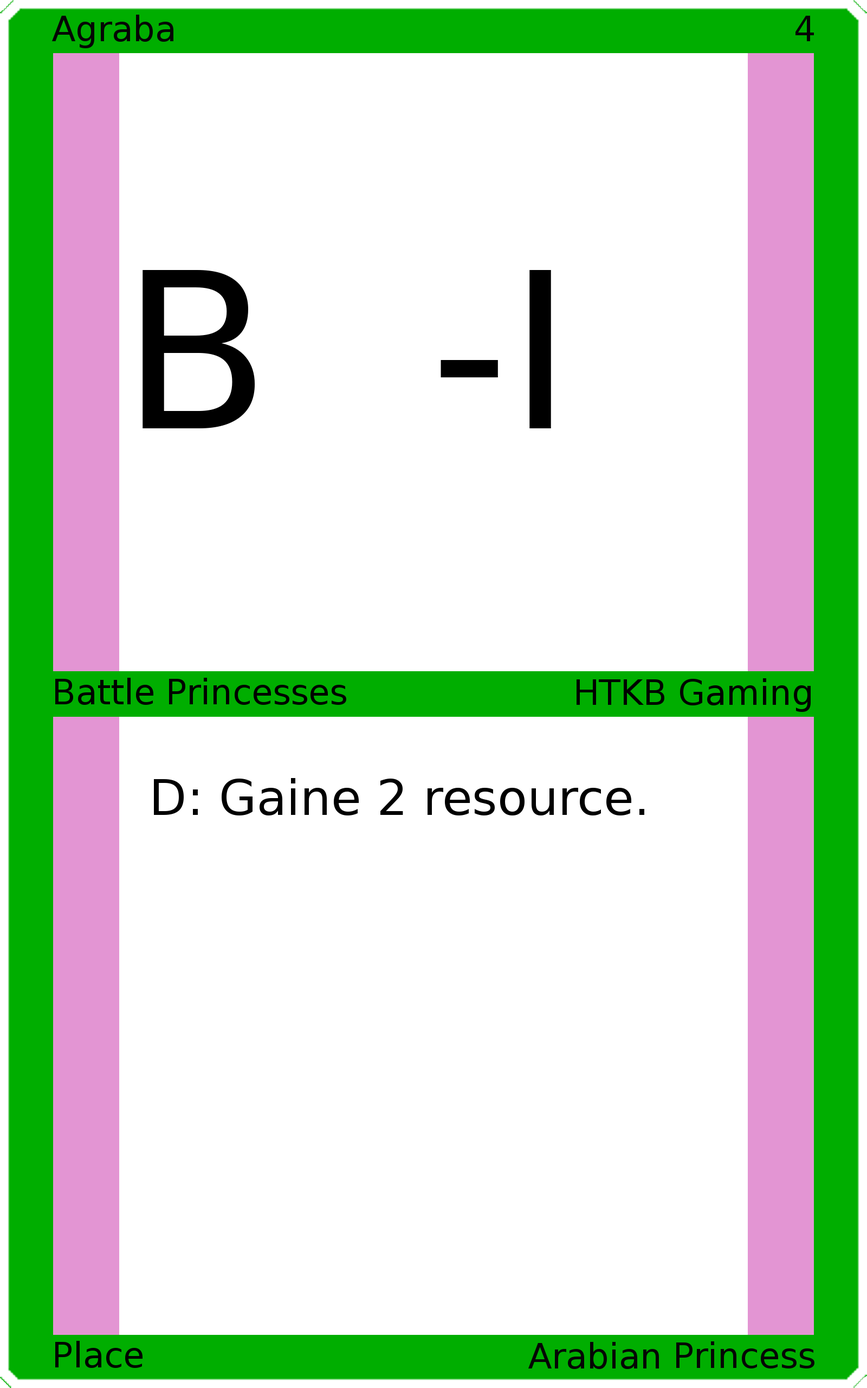
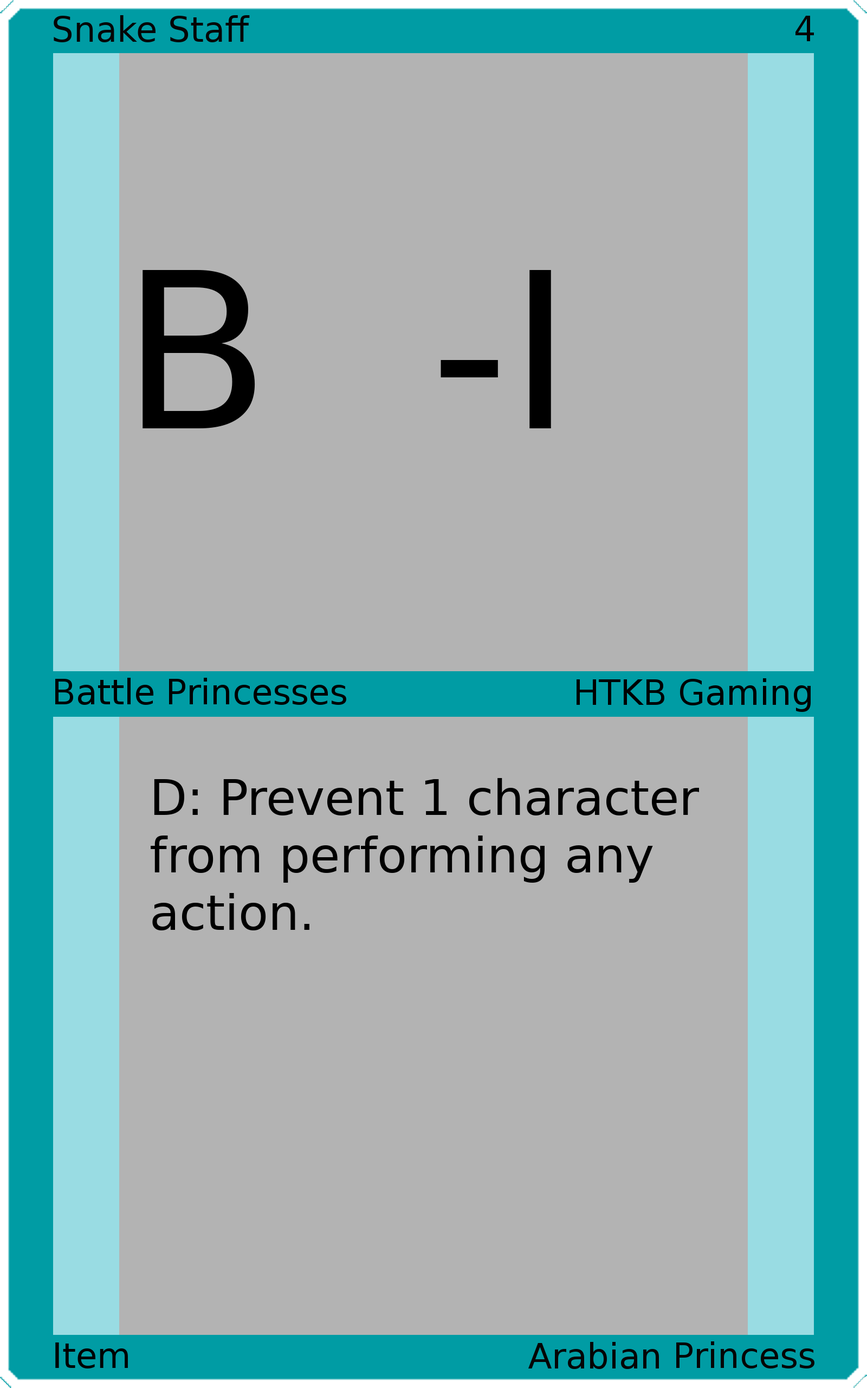
The second 867px x 1388px image is a revision of the first. Changes to its layers:
painted on "Upper Left" over box(52, 14, 250, 49)
painted on "Card Text" over box(150, 777, 700, 931)
painted on "Bottom Left" over box(55, 1340, 143, 1369)
painted on "Border" over box(0, 0, 867, 1388)
painted on "Top Background" over box(119, 52, 748, 673)
painted on "Bottom Background" over box(119, 715, 748, 1336)
painted on "Background" over box(35, 35, 832, 1352)
